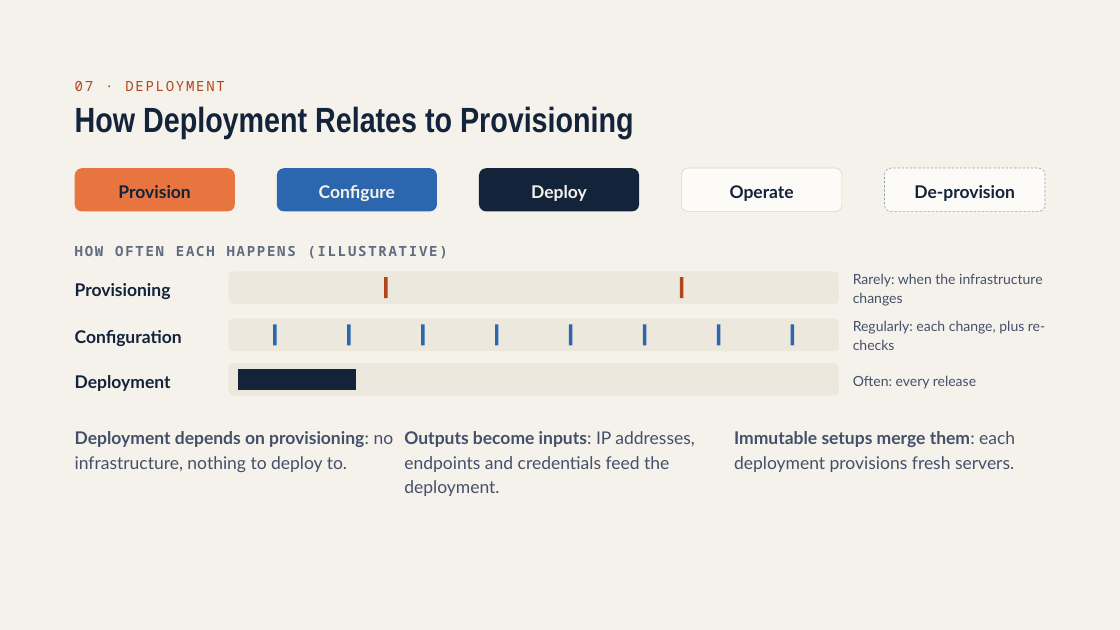
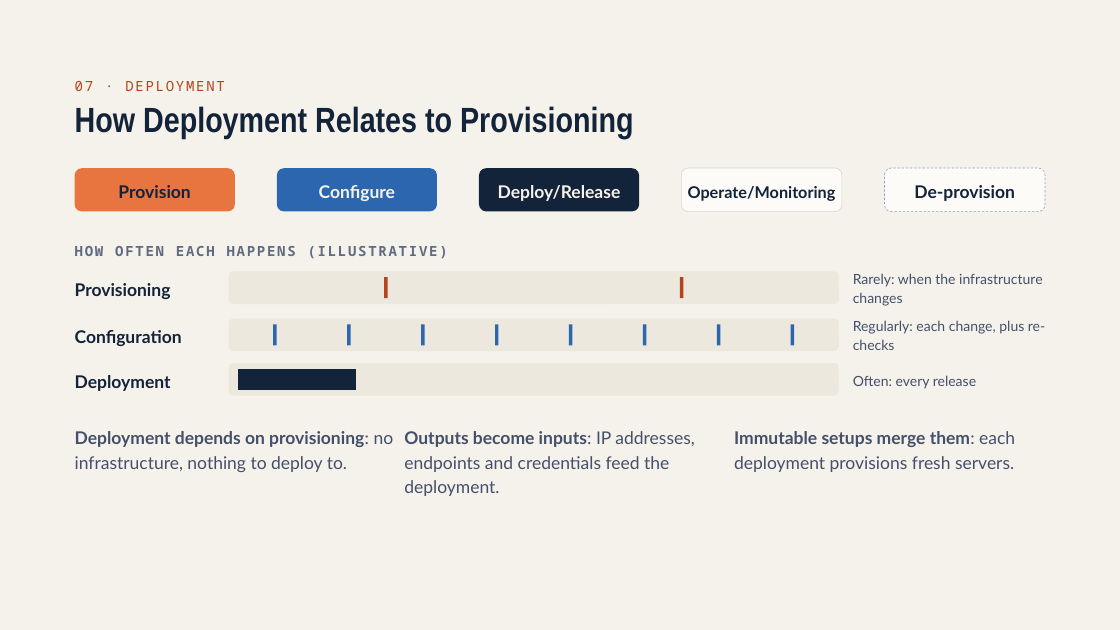
Before and after one commit to greatvand/SRM, a slide deck: slide 44 of Unit I — Introduction to Provisioning.pptx. Drawn at 1120x630 pixels with LibreOffice and Linux fonts; fonts in the diff are those of the drawing; background and template pictures are left out. Boxes give left, top, right and bottom in pixels: in the first picture for what was removed or moved away, otherwise in the second. Text is boxed around its words. In the diff, an @@ line names an element or a change of style, - is before the commit and + after.

```diff
--- a/Unit I — Introduction to Provisioning.pptx
+++ b/Unit I — Introduction to Provisioning.pptx
@@ text in rounded rectangle at [498,185,621,201]: text changed @@
-Deploy
+Deploy/Release
@@ text in rounded rectangle at [688,186,836,201]: text changed; size 15 to 13.9 pt @@
-Operate
+Operate/Monitoring
```
Also in this commit, not shown: 3 other slides changed, 1 other file.
